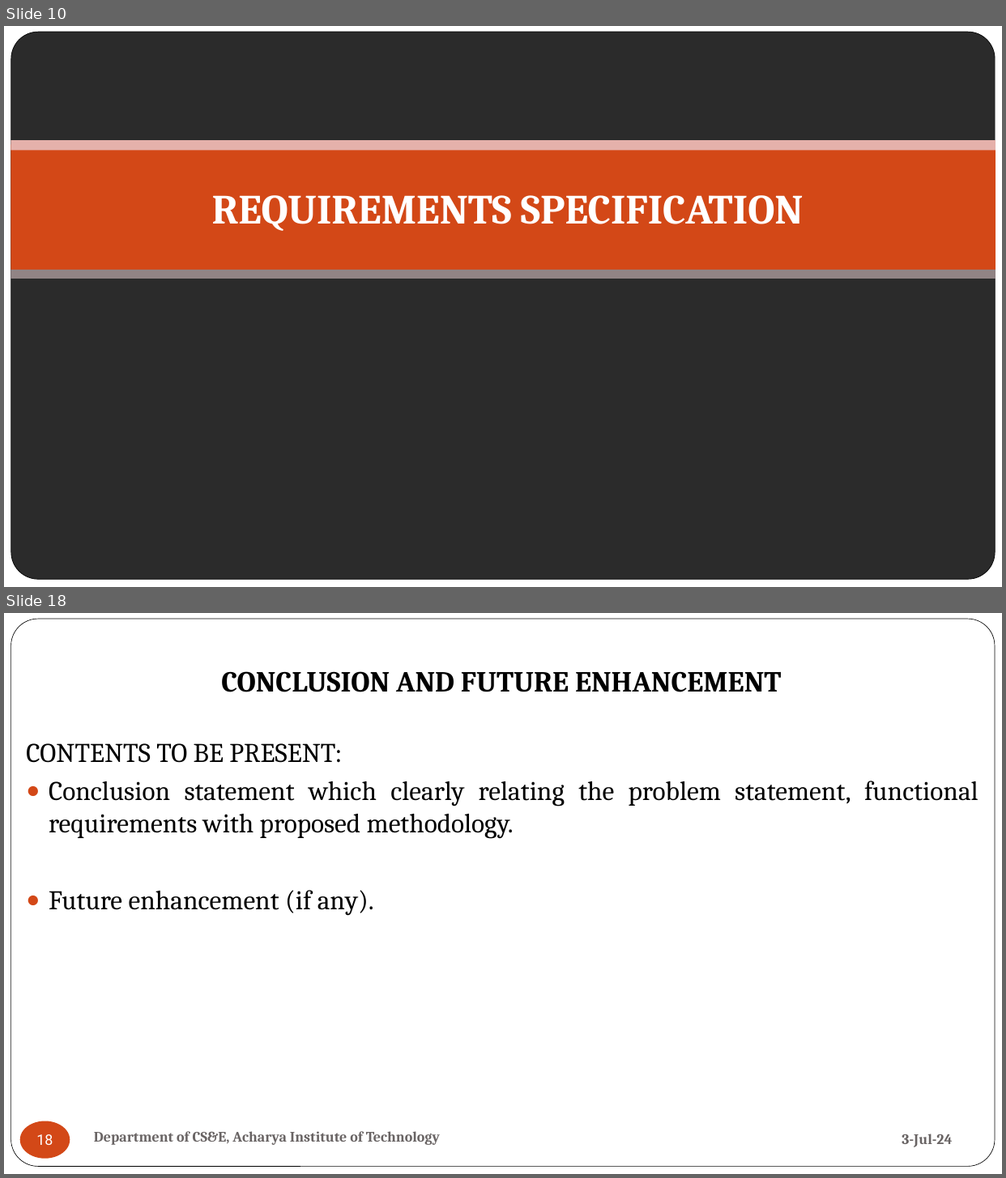
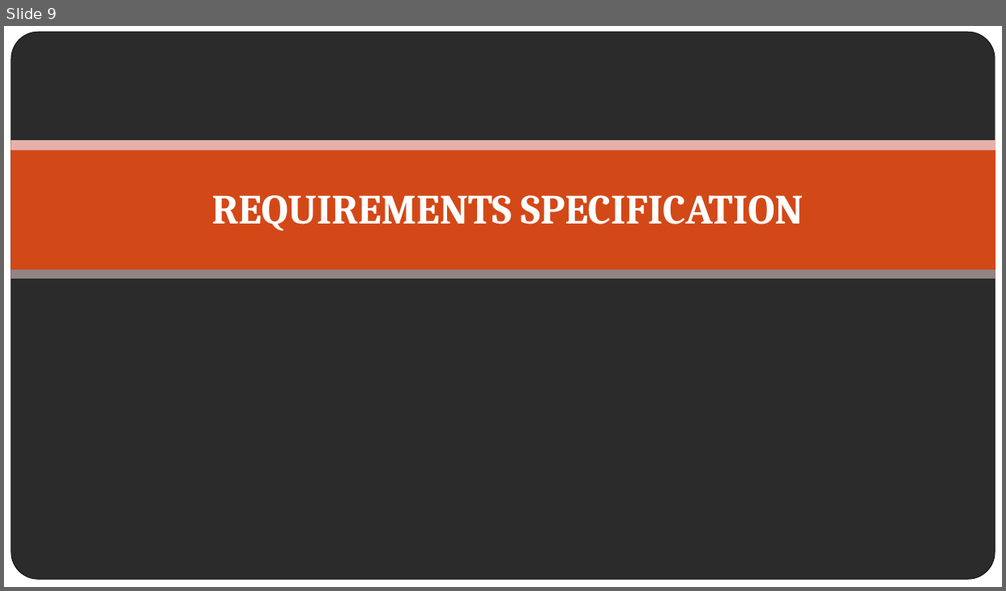
Before and after one commit to Anish202020/6th-Semester, a slide deck: Report and PPT/Major Mini Project/Miniproject.pptx. Shown one above the other, each under a label of ours: slides 10 and 18 before the commit, slide 9 after it; the slides between them are not shown. The pictures are 1006x1178 and 1006x591 pixels, drawn with LibreOffice and Linux fonts; fonts in the diff are those of the drawing; background and template pictures are left out; a plain dark background stands for a picture behind light text. Boxes give left, top, right and bottom in pixels: in the first picture for what was removed or moved away, otherwise in the second. Text is boxed around its words. In the diff, an @@ line names an element or a change of style, - is before the commit and + after.

```diff
--- a/Report and PPT/Major Mini Project/Miniproject.pptx
+++ b/Report and PPT/Major Mini Project/Miniproject.pptx
@@ slide 18 removed at [4,613,1002,1174], background #FFFFFF @@
@@ rounded rectangle removed at [10,619,995,1167] @@
@@ title removed at [221,671,781,692] @@
-CONCLUSION AND FUTURE ENHANCEMENT
@@ text removed at [26,743,978,916] @@
-CONTENTS TO BE PRESENT:
-● Conclusion statement which clearly relating the problem statement, functional requirements with proposed methodology.
-● Future enhancement (if any).
@@ page number removed at [19,1122,70,1159] @@
-18
@@ text removed at [94,1131,440,1145] @@
-Department of CS&E, Acharya Institute of Technology
@@ text removed at [901,1134,952,1148] @@
-3-Jul-24
@@ what was slide 10 is now slide 9 @@
```
Also in this commit, not shown: 9 slides changed, 1 slide added, 8 other slides removed, 11 other files.
